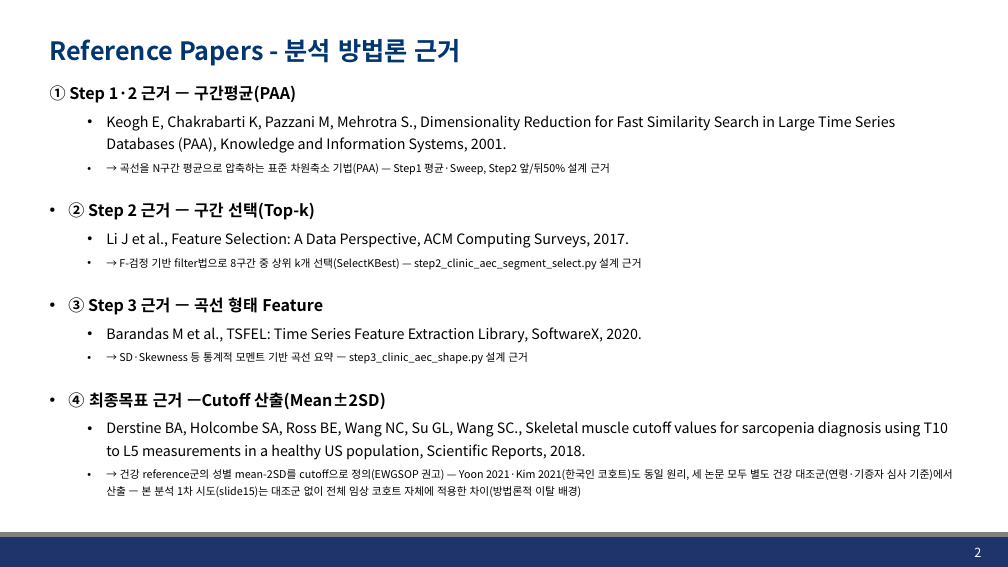
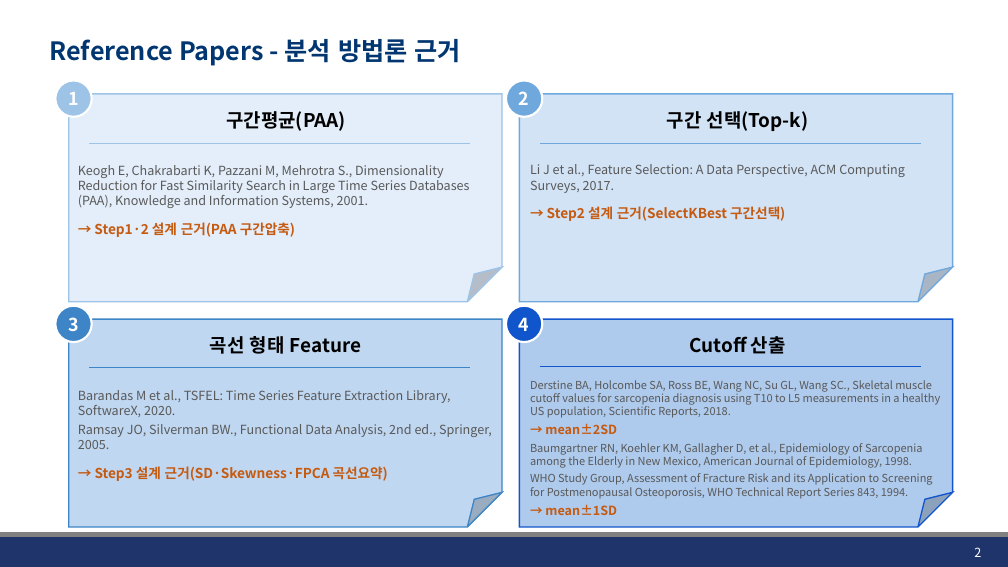
Before and after one commit to JHWannabe/Clinical_Study, a slide deck: slide 2 of docs/260807_Results of multiple Features.pptx. Drawn at 1008x567 pixels with LibreOffice and Linux fonts; fonts in the diff are those of the drawing; background and template pictures are left out. Boxes give left, top, right and bottom in pixels: in the first picture for what was removed or moved away, otherwise in the second. Text is boxed around its words. In the diff, an @@ line names an element or a change of style, - is before the commit and + after.

Commit message:
연구미팅 전 최종 수정

```diff
--- a/docs/260807_Results of multiple Features.pptx
+++ b/docs/260807_Results of multiple Features.pptx
@@ text removed at <box>50,85,953,497</box> @@
-① Step 1·2 근거 — 구간평균(PAA)
-  • Keogh E, Chakrabarti K, Pazzani M, Mehrotra S., Dimensionality Reduction for Fast Similarity Search in Large Time Series Databases (PAA), Knowledge and Information Systems, 2001.
-  • → 곡선을 N구간 평균으로 압축하는 표준 차원축소 기법(PAA) — Step1 평균·Sweep, Step2 앞/뒤50% 설계 근거
-• ② Step 2 근거 — 구간 선택(Top-k)
-  • Li J et al., Feature Selection: A Data Perspective, ACM Computing Surveys, 2017.
-  • → F-검정 기반 filter법으로 8구간 중 상위 k개 선택(SelectKBest) — step2_clinic_aec_segment_select.py 설계 근거
-• ③ Step 3 근거 — 곡선 형태 Feature
-  • Barandas M et al., TSFEL: Time Series Feature Extraction Library, SoftwareX, 2020.
-  • → SD·Skewness 등 통계적 모멘트 기반 곡선 요약 — step3_clinic_aec_shape.py 설계 근거
-• ④ 최종목표 근거 —Cutoff 산출(Mean±2SD)
-  • Derstine BA, Holcombe SA, Ross BE, Wang NC, Su GL, Wang SC., Skeletal muscle cutoff values for sarcopenia diagnosis using T10 to L5 measurements in a healthy US population, Scientific Reports, 2018.
-  • → 건강 reference군의 성별 mean-2SD를 cutoff으로 정의(EWGSOP 권고) — Yoon 2021·Kim 2021(한국인 코호트)도 동일 원리, 세 논문 모두 별도 건강 대조군(연령·기증자 심사 기준)에서 산출 — 본 분석 1차 시도(slide15)는 대조군 없이 전체 임상 코호트 자체에 적용한 차이(방법론적 이탈 배경)
@@ text added at <box>78,111,469,237</box>, 12 pt, text #595959 @@
+구간평균(PAA)
+Keogh E, Chakrabarti K, Pazzani M, Mehrotra S., Dimensionality Reduction for Fast Similarity Search in Large Time Series Databases (PAA), Knowledge and Information Systems, 2001.
+→ Step1·2 설계 근거(PAA 구간압축)
@@ text added at <box>226,111,905,221</box>, 12 pt, text #595959 @@
+구간 선택(Top-k)
+Li J et al., Feature Selection: A Data Perspective, ACM Computing Surveys, 2017.
+→ Step2 설계 근거(SelectKBest 구간선택)
@@ group added at <box>55,80,953,527</box>: 4 folded corners, 4 lines, 4 ellipses @@
+1
+2
+3
+4
@@ text added at <box>78,336,492,481</box>, 12 pt, text #595959 @@
+곡선 형태 Feature
+Barandas M et al., TSFEL: Time Series Feature Extraction Library, SoftwareX, 2020.
+Ramsay JO, Silverman BW., Functional Data Analysis, 2nd ed., Springer, 2005.
+→ Step3 설계 근거(SD·Skewness·FPCA 곡선요약)
@@ text added at <box>530,336,940,515</box>, 10.5 pt, text #595959 @@
+Cutoff 산출
+Derstine BA, Holcombe SA, Ross BE, Wang NC, Su GL, Wang SC., Skeletal muscle cutoff values for sarcopenia diagnosis using T10 to L5 measurements in a healthy US population, Scientific Reports, 2018.
+→ mean±2SD
+Baumgartner RN, Koehler KM, Gallagher D, et al., Epidemiology of Sarcopenia among the Elderly in New Mexico, American Journal of Epidemiology, 1998.
+WHO Study Group, Assessment of Fracture Risk and its Application to Screening for Postmenopausal Osteoporosis, WHO Technical Report Series 843, 1994.
+→ mean±1SD
```
Also in this commit, not shown: 10 other slides changed, 1 slide added, 1 slide removed, 29 other files.
